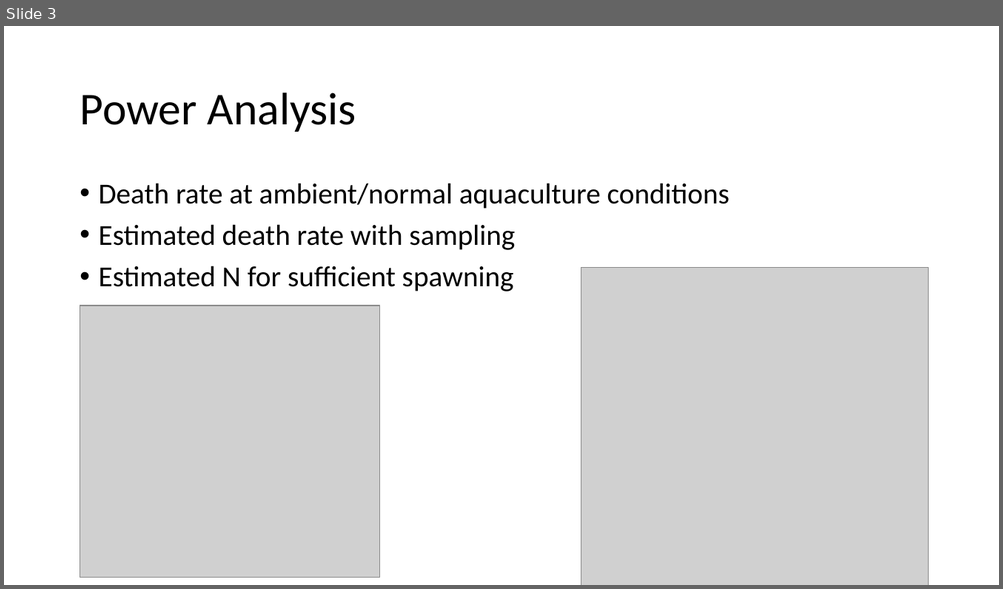
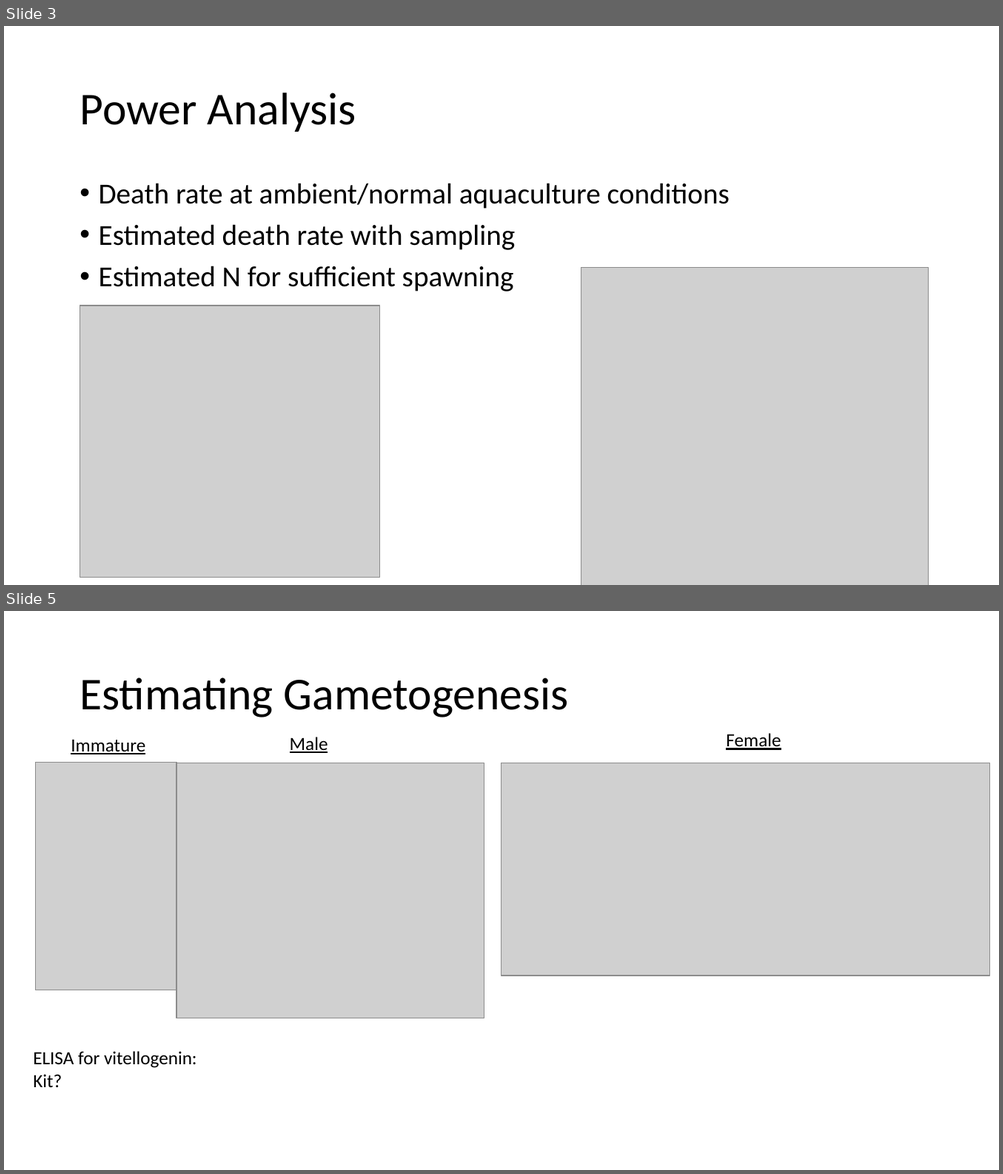
Before and after one commit to shellytrigg/P_generosa, a slide deck: Pg_PowerAnalysis/Pg_Nov2018_exp_setup.pptx. Shown one above the other, each under a label of ours: slide 3 before the commit, slides 3 and 5 after it; the slides between them are not shown. The pictures are 1003x589 and 1003x1174 pixels, drawn with LibreOffice and Linux fonts; fonts in the diff are those of the drawing; grey boxes stand for pictures. Boxes give left, top, right and bottom in pixels: in the first picture for what was removed or moved away, otherwise in the second. Text is boxed around its words. In the diff, an @@ line names an element or a change of style, - is before the commit and + after.

```diff
--- a/Pg_PowerAnalysis/Pg_Nov2018_exp_setup.pptx
+++ b/Pg_PowerAnalysis/Pg_Nov2018_exp_setup.pptx
@@ slide 5 added at (4, 611, 999, 1170), background #FFFFFF @@
@@ title added at (79, 678, 569, 718), 44 pt, text #000000 @@
+Estimating Gametogenesis
@@ text added at (71, 739, 145, 755), 18 pt, text #000000, underline @@
+Immature
@@ text added at (290, 737, 328, 753), 18 pt, text #000000, underline @@
+Male
@@ text added at (726, 733, 780, 750), 18 pt, text #000000, underline @@
+Female
@@ picture added at (36, 763, 177, 991) @@
@@ picture added at (176, 763, 484, 1019) @@
@@ picture added at (502, 763, 990, 977) @@
@@ text added at (33, 1051, 197, 1088), 18 pt, text #000000 @@
+ELISA for vitellogenin:
+Kit?
```
Also in this commit, not shown: 1 slide changed, 3 other slides added, 1 slide removed, 1 other file.
